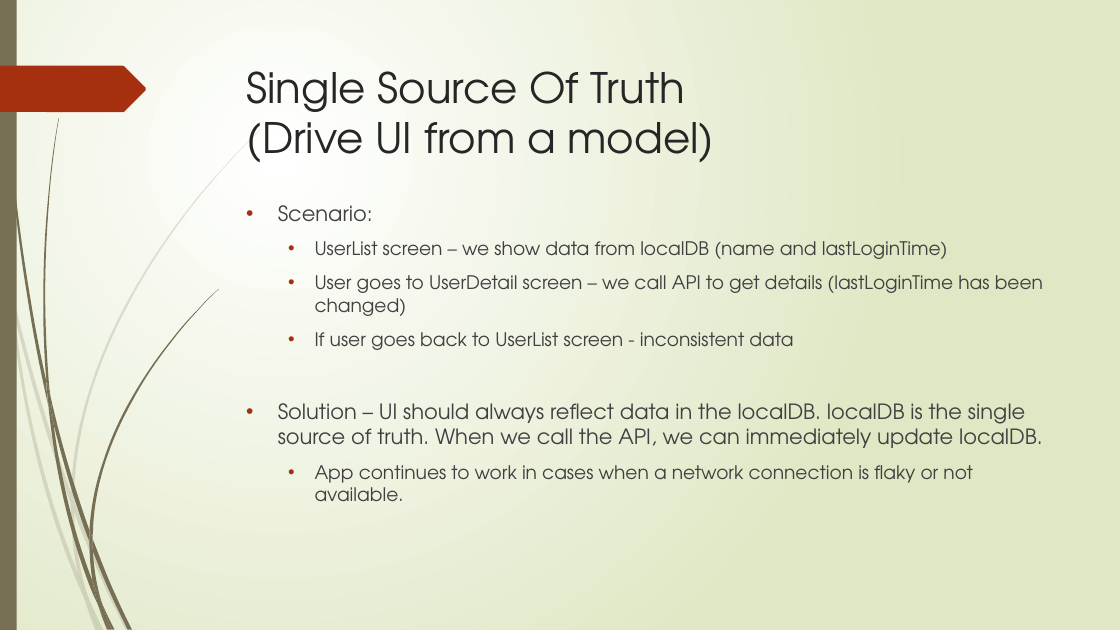
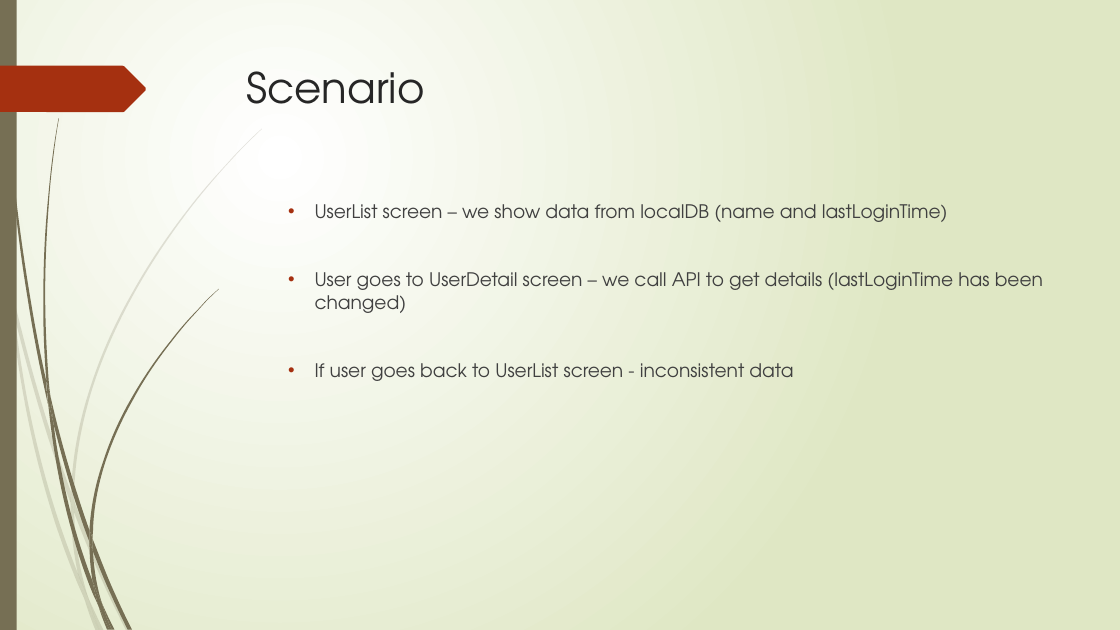
Before and after one commit to naveen246/Users, a slide deck: slide 12 of Jetpack.pptx. Drawn at 1120x630 pixels with LibreOffice and Linux fonts; fonts in the diff are those of the drawing. Boxes give left, top, right and bottom in pixels: in the first picture for what was removed or moved away, otherwise in the second. Text is boxed around its words. In the diff, an @@ line names an element or a change of style, - is before the commit and + after.

Commit message:
Changes

```diff
--- a/Jetpack.pptx
+++ b/Jetpack.pptx
@@ title at box(247, 71, 425, 104): text changed @@
-Single Source Of Truth
-(Drive UI from a model)
+Scenario
@@ text at box(278, 205, 373, 222): paragraph removed @@
-• Scenario:
@@ text at box(278, 403, 1043, 501): paragraphs removed @@
-• Solution – UI should always reflect data in the localDB. localDB is the single source of truth. When we call the API, we can immediately update localDB.
-  • App continues to work in cases when a network connection is flaky or not available.
```
Also in this commit, not shown: 5 other slides changed, 2 slides added.
